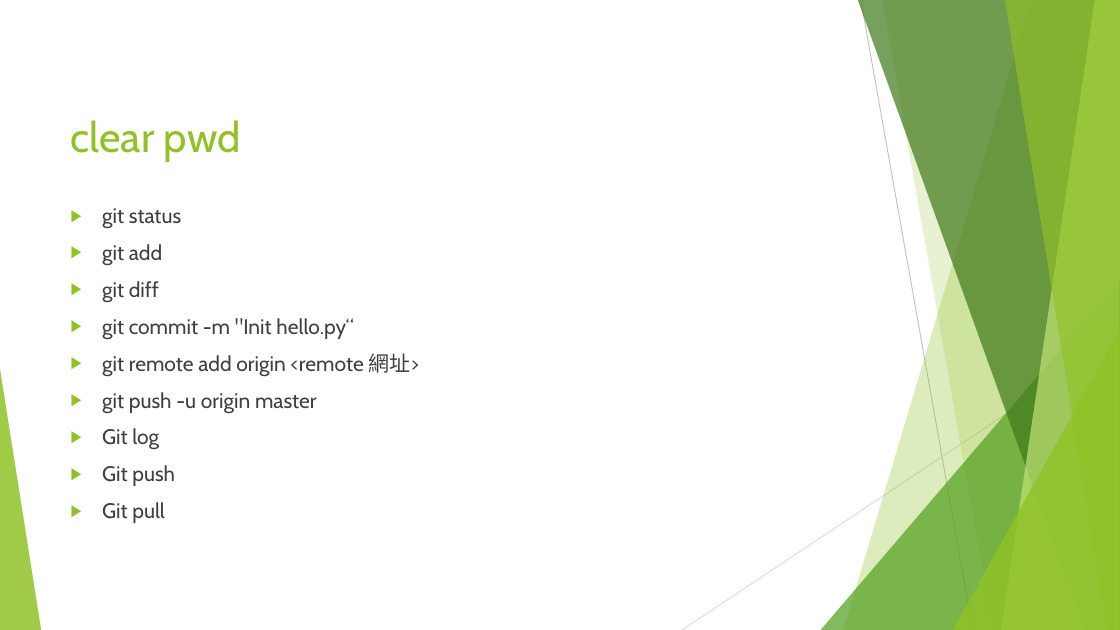
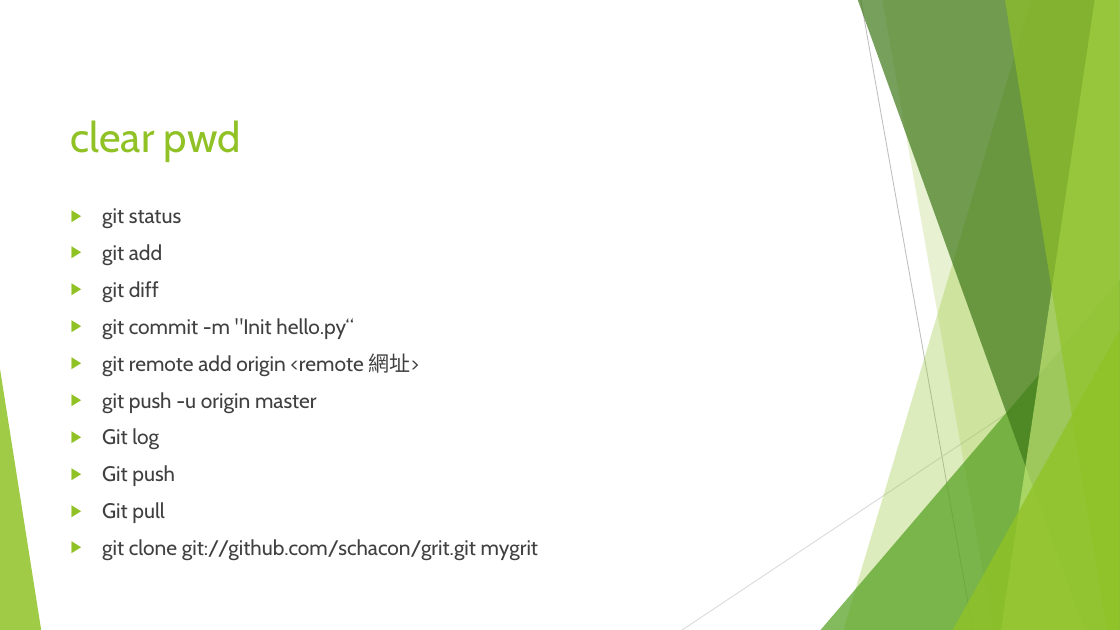
Before and after one commit to k1412id/GIT_test, a slide deck: slide 3 of git.pptx. Drawn at 1120x630 pixels with LibreOffice and Linux fonts; fonts in the diff are those of the drawing. Boxes give left, top, right and bottom in pixels: in the first picture for what was removed or moved away, otherwise in the second. Text is boxed around its words. In the diff, an @@ line names an element or a change of style, - is before the commit and + after.

```diff
--- a/git.pptx
+++ b/git.pptx
@@ text at box(102, 539, 538, 561): paragraph added @@
+▶ git clone git://github.com/schacon/grit.git mygrit
```
Also in this commit, not shown: 3 other files.
